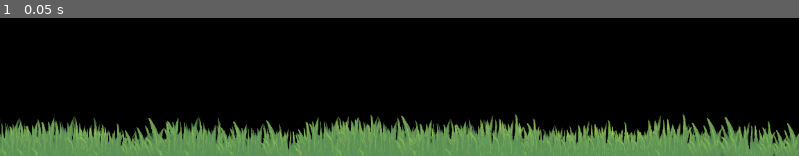
Above: before the commit, frame 1.
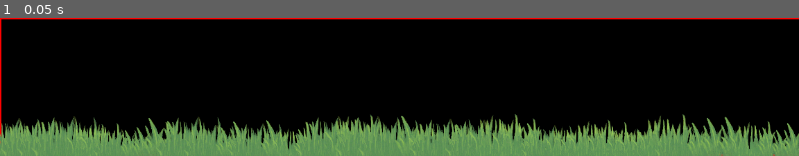
Above: after the commit, the same moment.

Repository: 9er-tom/desktop-forest
Game: Godot game, scene res://main.tscn
The game is run twice, just before and just after one commit, with the same random seed, the same clock (stepped at 60 frames per second) and the same inputs.
Inputs:
- Up to frame 1 (0.05 s): no input

The runs differ from the first frame. In frame 1, 1.7% of the frame differs, in the area x 0-100%, y 0-100%.

Commit message:
tweak spawn grid

Diff:
--- a/main.tscn
+++ b/main.tscn
@@ -23,7 +23,6 @@
 taskbarOrientation = 2
 
 [node name="ReferenceRect" type="ReferenceRect" parent="."]
-visible = false
 offset_right = 2560.0
 offset_bottom = 200.0
 border_width = 5.0
@@ -49,11 +48,11 @@
 
 [node name="toolboxToggleButton" type="TextureButton" parent="toolbox" node_paths=PackedStringArray("showElement", "hideElement")]
 z_index = 4096
-offset_left = 283.0
-offset_top = 258.0
-offset_right = 529.0
-offset_bottom = 529.0
-scale = Vector2(0.23, 0.23)
+offset_left = 238.0
+offset_top = 230.0
+offset_right = 484.0
+offset_bottom = 501.0
+scale = Vector2(0.4, 0.4)
 texture_normal = ExtResource("5_dg77c")
 script = ExtResource("6_ycdy4")
 showElement = NodePath("../openToolbox")
--- a/scripts/groundSpawner.gd
+++ b/scripts/groundSpawner.gd
@@ -5,7 +5,7 @@
 
 @export var gridCellSize: Vector2i
 @export var gridMaxGutter := 20
-@export var gridCellYMaxOffset := 15
+@export var gridCellYMaxOffset := 30
 
 var spawnGrid: Array[Vector2i]
 func _ready() -> void:
@@ -14,10 +14,10 @@
 
 func _make_spawn_grid() -> void:
 	var screenSize := get_window().size
-	var currentGridX := gridCellSize.x
-	while currentGridX < screenSize.x:
+	var currentGridX := gridCellSize.x/2
+	while currentGridX < screenSize.x - gridCellSize.x/2:
 		var gutter = randi_range(5, gridMaxGutter)
-		var spawnSlot :=Vector2i(currentGridX, gridCellSize.y + randi_range(0,gridCellYMaxOffset))
+		var spawnSlot :=Vector2i(currentGridX, gridCellSize.y - randi_range(10,gridCellYMaxOffset))
 		spawnGrid.append(spawnSlot)
 		currentGridX += gridCellSize.x + gutter
 
--- a/scripts/main.gd
+++ b/scripts/main.gd
@@ -42,4 +42,4 @@
 	setToolboxPos.call_deferred()
 
 func setToolboxPos():
-	toolbox.position = Vector2i(mainDisplayX_RIGHT - toolbox.size.x, taskbarPos - toolbox.size.y)
+	toolbox.position = Vector2i(mainDisplayX_RIGHT - toolbox.size.x, taskbarPos - toolbox.size.y - 150)
